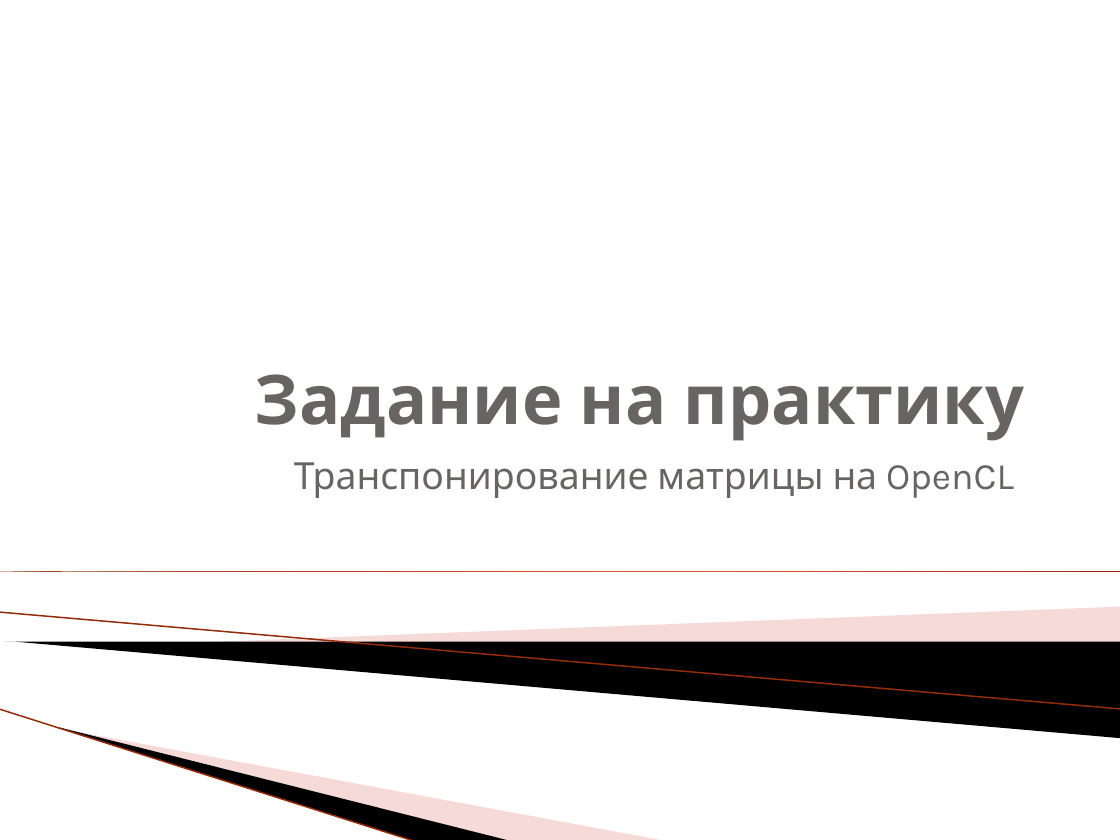
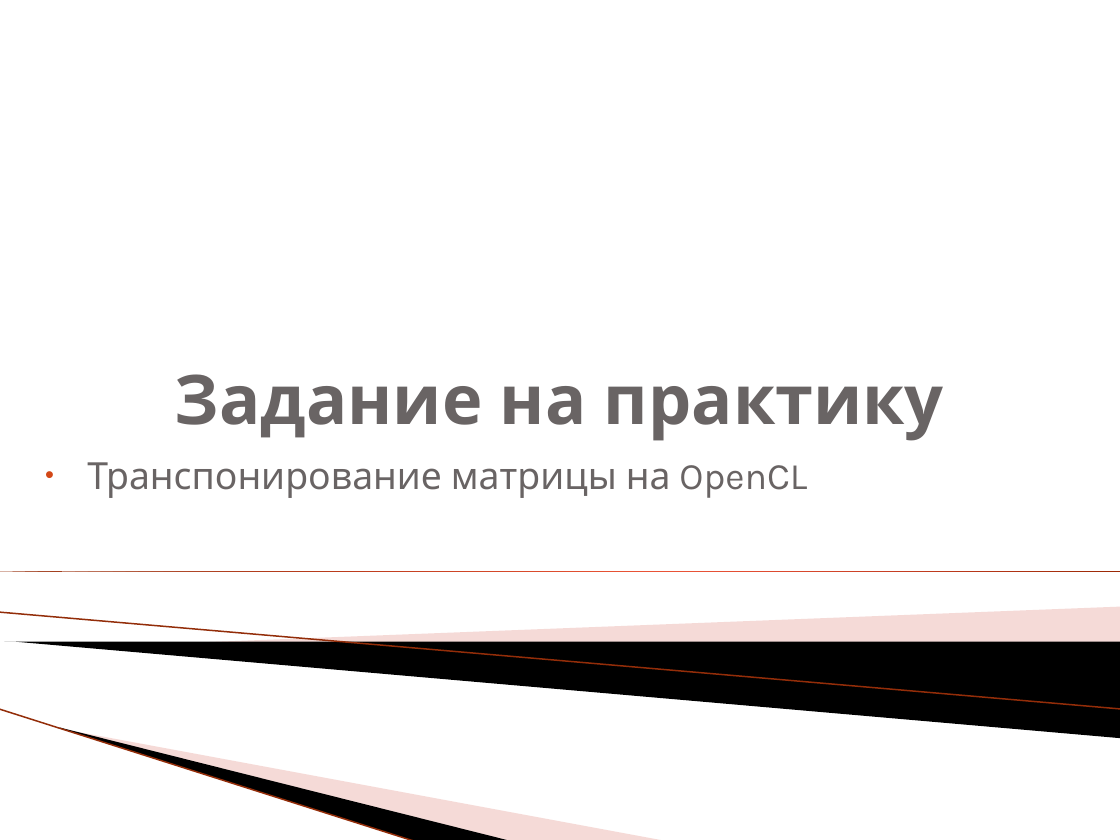
Before and after one commit to HPC-lab-ITIS/OpenCL, a slide deck: slide 35 of lec_1/lec_1.pptx (slide 34 before the commit). Drawn at 1120x840 pixels with LibreOffice and Linux fonts; fonts in the diff are those of the drawing; background and template pictures are left out. Boxes give left, top, right and bottom in pixels: in the first picture for what was removed or moved away, otherwise in the second. Text is boxed around its words. In the diff, an @@ line names an element or a change of style, - is before the commit and + after.

```diff
--- a/lec_1/lec_1.pptx
+++ b/lec_1/lec_1.pptx
@@ title "Задание на практику" at [175,374,944,441]: alignment right to centre @@
@@ subtitle "Транспонирование матрицы на OpenCL": place and size @@
-subtitle "Транспонирование матрицы на OpenCL" at [294,462,1014,498]
+subtitle "Транспонирование матрицы на OpenCL" at [87,462,807,498]
@@ subtitle "Транспонирование матрицы на OpenCL" at [87,462,807,498]: alignment right to left; bullet none to • @@
```
Also in this commit, not shown: 1 slide added, 1 other file.
